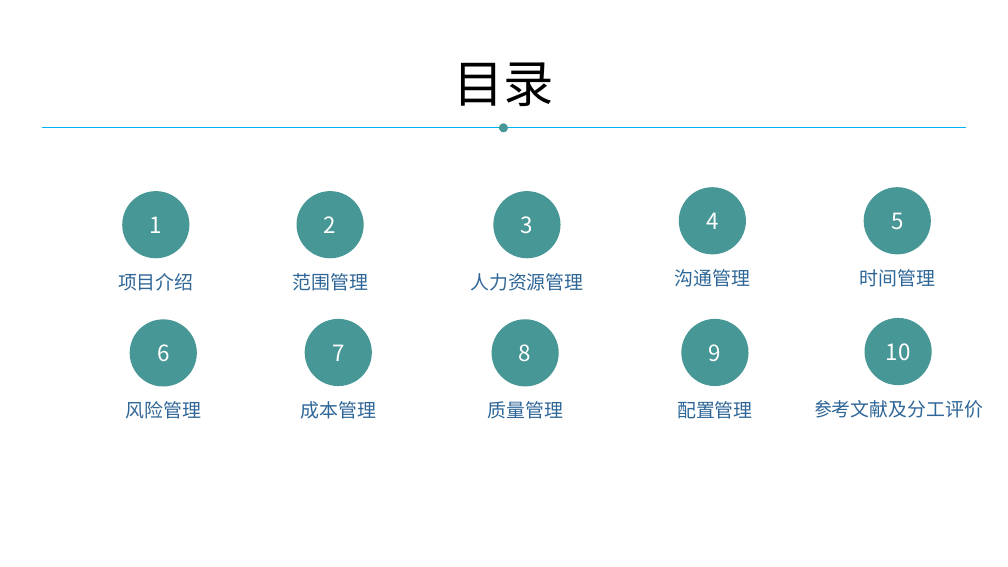
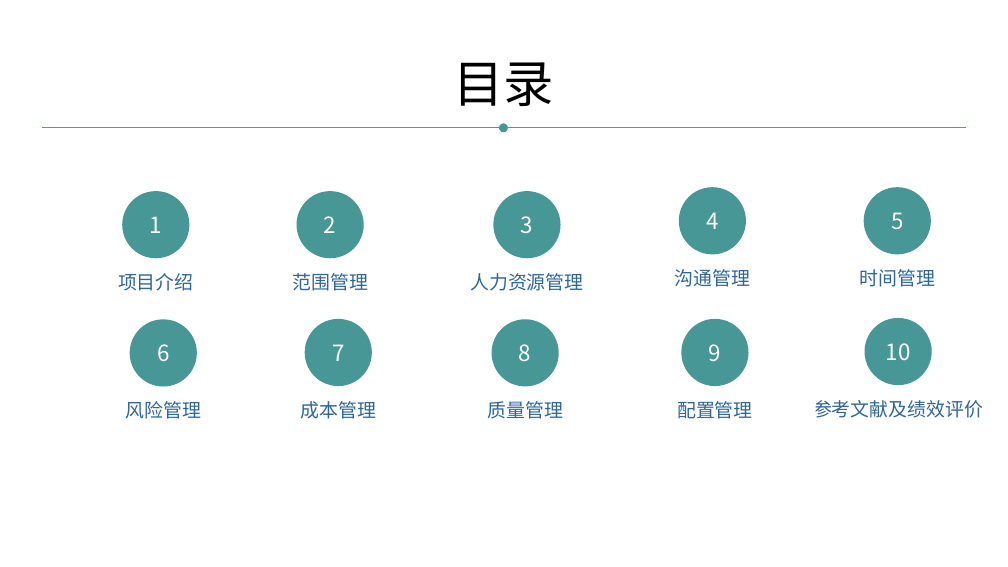
Before and after one commit to sun2009/PRD2018-G16, a slide deck: slide 2 of 受控文档/PPT/G16——需求工程计划评审0.8.0.pptx. Drawn at 1008x567 pixels with LibreOffice and Linux fonts; fonts in the diff are those of the drawing. Boxes give left, top, right and bottom in pixels: in the first picture for what was removed or moved away, otherwise in the second. Text is boxed around its words. In the diff, an @@ line names an element or a change of style, - is before the commit and + after.

```diff
--- a/受控文档/PPT/G16——需求工程计划评审0.8.0.pptx
+++ b/受控文档/PPT/G16——需求工程计划评审0.8.0.pptx
@@ text at (x1=813, y1=400, x2=983, y2=418): text changed @@
-参考文献及分工评价
+参考文献及绩效评价
```
Also in this commit, not shown: 1 other slide changed, 1 slide added, 11 other files.
